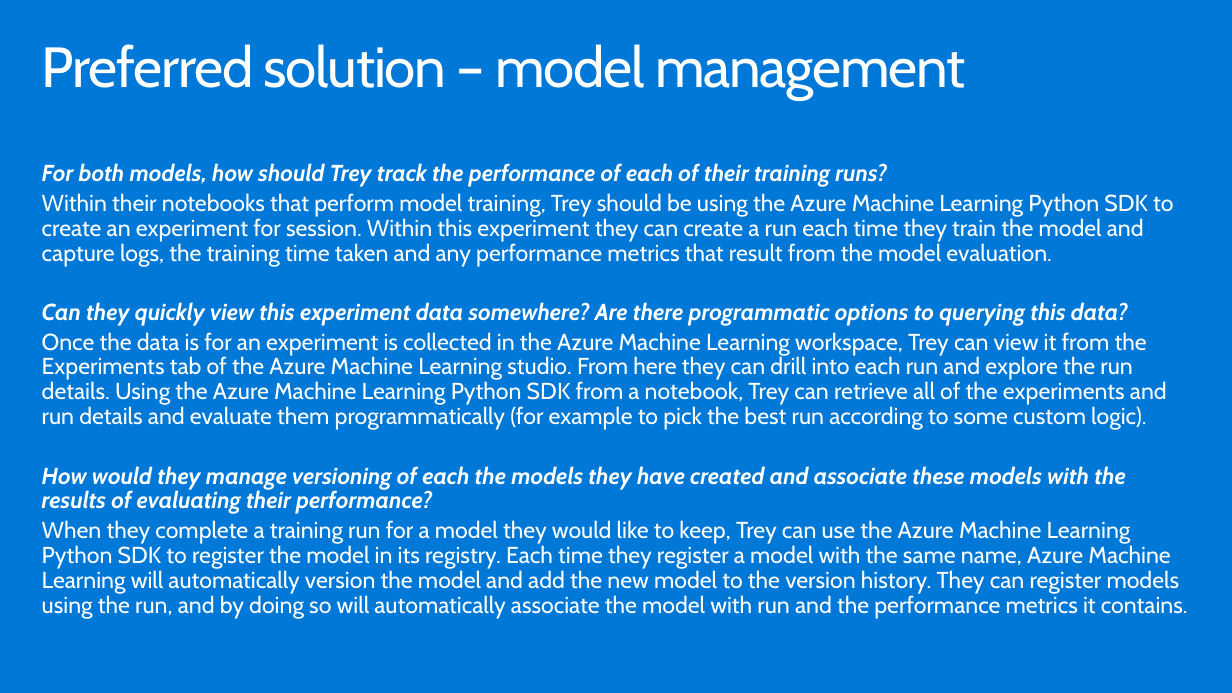
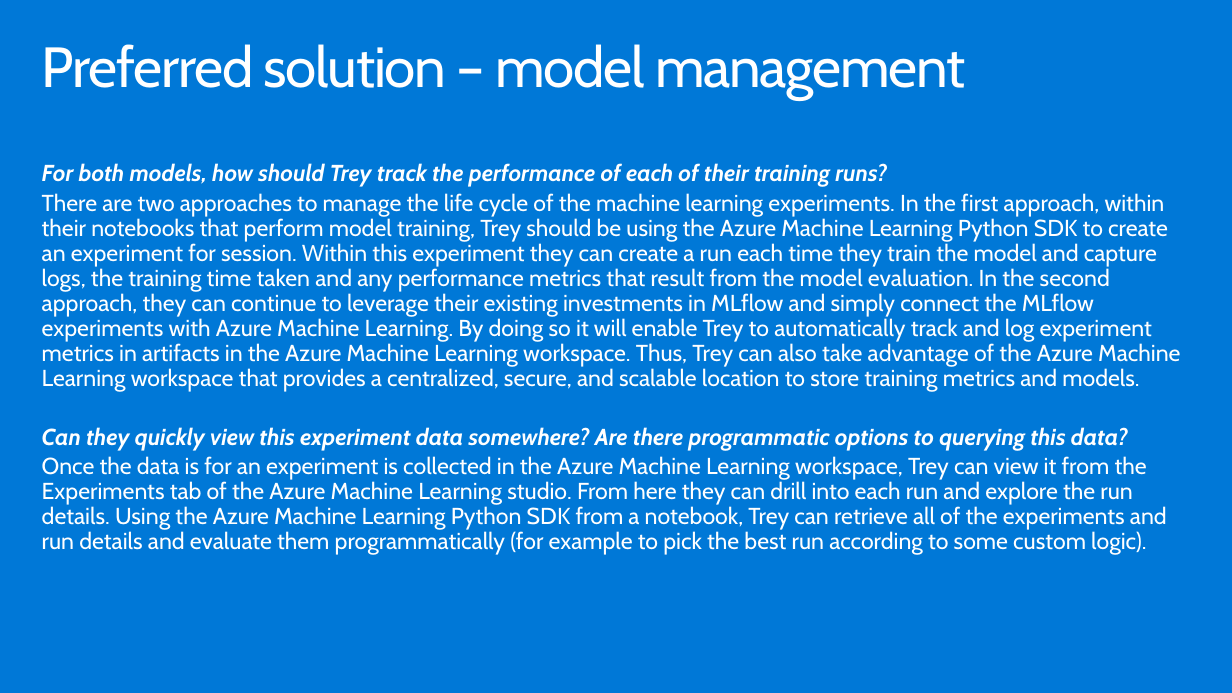
Before and after one commit to ocplatest/MCW-Machine-Learning, a slide deck: slide 22 of Whiteboard design session/WDS trainer presentation - Machine Learning.pptx. Drawn at 1232x693 pixels with LibreOffice and Linux fonts; fonts in the diff are those of the drawing. Boxes give left, top, right and bottom in pixels: in the first picture for what was removed or moved away, otherwise in the second. Text is boxed around its words. In the diff, an @@ line names an element or a change of style, - is before the commit and + after.

```diff
--- a/Whiteboard design session/WDS trainer presentation - Machine Learning.pptx
+++ b/Whiteboard design session/WDS trainer presentation - Machine Learning.pptx
@@ text at box(42, 193, 1180, 392): text changed @@
-Within their notebooks that perform model training, Trey should be using the Azure Machine Learning Python SDK to create an experiment for session. Within this experiment they can create a run each time they train the model and capture logs, the training time taken and any performance metrics that result from the model evaluation.
+There are two approaches to manage the life cycle of the machine learning experiments. In the first approach, within their notebooks that perform model training, Trey should be using the Azure Machine Learning Python SDK to create an experiment for session. Within this experiment they can create a run each time they train the model and capture logs, the training time taken and any performance metrics that result from the model evaluation. In the second approach, they can continue to leverage their existing investments in MLflow and simply connect the MLflow experiments with Azure Machine Learning. By doing so it will enable Trey to automatically track and log experiment metrics in artifacts in the Azure Machine Learning workspace. Thus, Trey can also take advantage of the Azure Machine Learning workspace that provides a centralized, secure, and scalable location to store training metrics and models.
@@ text at box(42, 466, 1188, 619): paragraphs removed @@
-How would they manage versioning of each the models they have created and associate these models with the results of evaluating their performance?
-When they complete a training run for a model they would like to keep, Trey can use the Azure Machine Learning Python SDK to register the model in its registry. Each time they register a model with the same name, Azure Machine Learning will automatically version the model and add the new model to the version history. They can register models using the run, and by doing so will automatically associate the model with run and the performance metrics it contains.
```
Also in this commit, not shown: 7 other slides changed, 30 other files.
